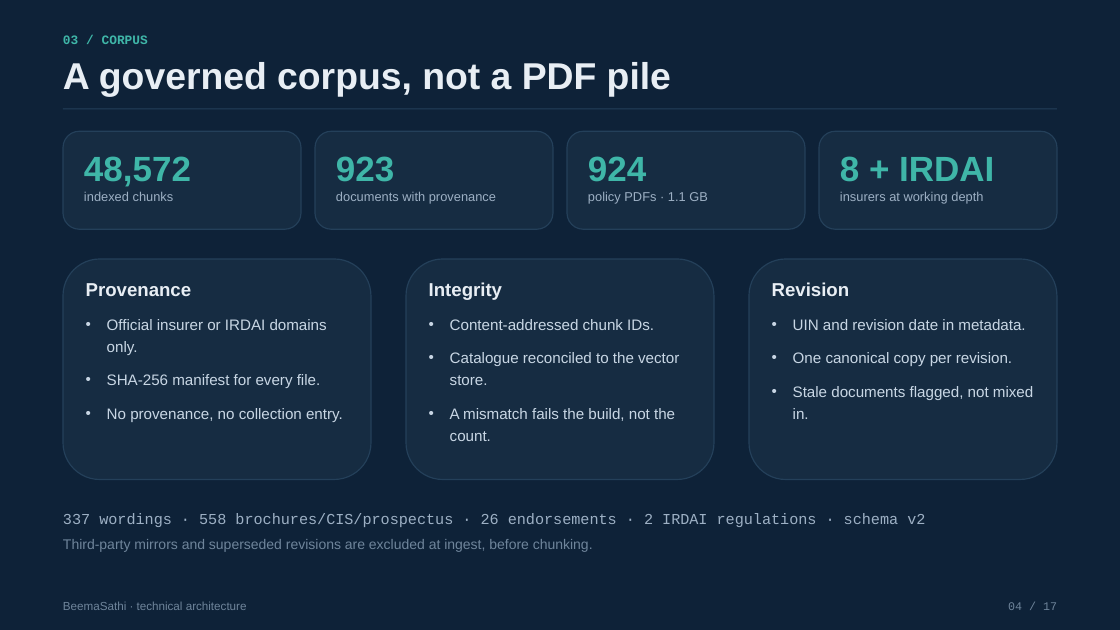
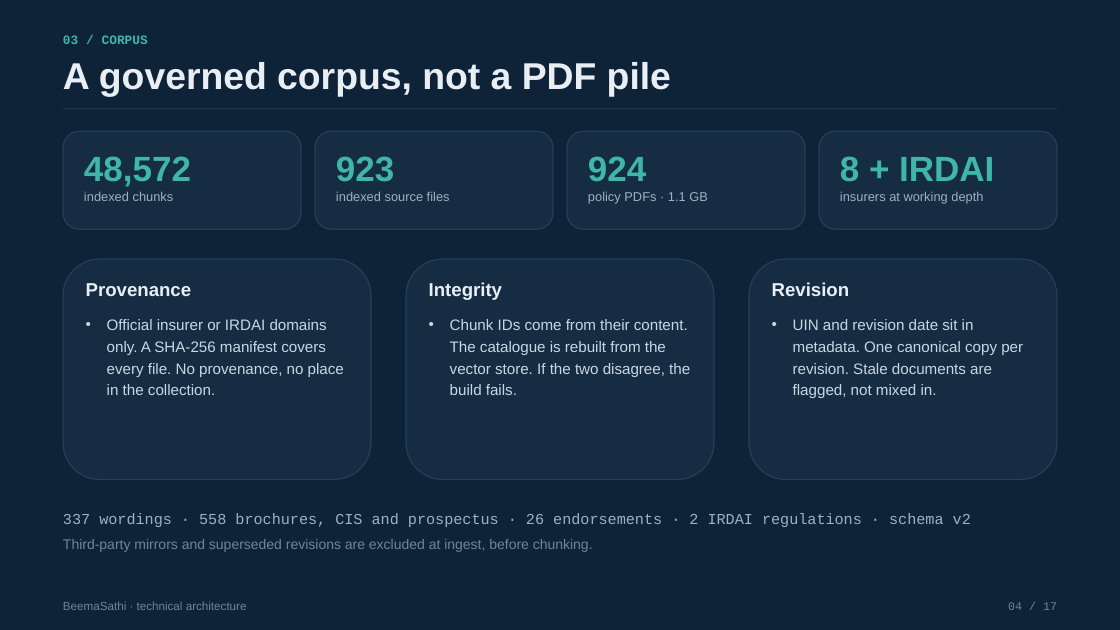
Before and after one commit to satishify/beemasathi, a slide deck: slide 4 of demo/BeemaSathi_Technical_Deck.pptx. Drawn at 1120x630 pixels with LibreOffice and Linux fonts; fonts in the diff are those of the drawing. Boxes give left, top, right and bottom in pixels: in the first picture for what was removed or moved away, otherwise in the second. Text is boxed around its words. In the diff, an @@ line names an element or a change of style, - is before the commit and + after.

```diff
--- a/demo/BeemaSathi_Technical_Deck.pptx
+++ b/demo/BeemaSathi_Technical_Deck.pptx
@@ text at (336, 192, 450, 201): text changed @@
-documents with provenance
+indexed source files
@@ text at (107, 319, 344, 395): text changed @@
-• Official insurer or IRDAI domains only.
-• SHA-256 manifest for every file.
-• No provenance, no collection entry.
+• Official insurer or IRDAI domains only. A SHA-256 manifest covers every file. No provenance, no place in the collection.
@@ text at (450, 319, 690, 395): text changed @@
-• Content-addressed chunk IDs.
-• Catalogue reconciled to the vector store.
-• A mismatch fails the build, not the count.
+• Chunk IDs come from their content. The catalogue is rebuilt from the vector store. If the two disagree, the build fails.
@@ text at (793, 319, 1023, 398): text changed @@
-• UIN and revision date in metadata.
-• One canonical copy per revision.
-• Stale documents flagged, not mixed in.
+• UIN and revision date sit in metadata. One canonical copy per revision. Stale documents are flagged, not mixed in.
@@ text at (63, 513, 971, 527): text changed @@
-337 wordings · 558 brochures/CIS/prospectus · 26 endorsements · 2 IRDAI regulations · schema v2
+337 wordings · 558 brochures, CIS and prospectus · 26 endorsements · 2 IRDAI regulations · schema v2
```
Also in this commit, not shown: 16 other slides changed, 8 other files.
